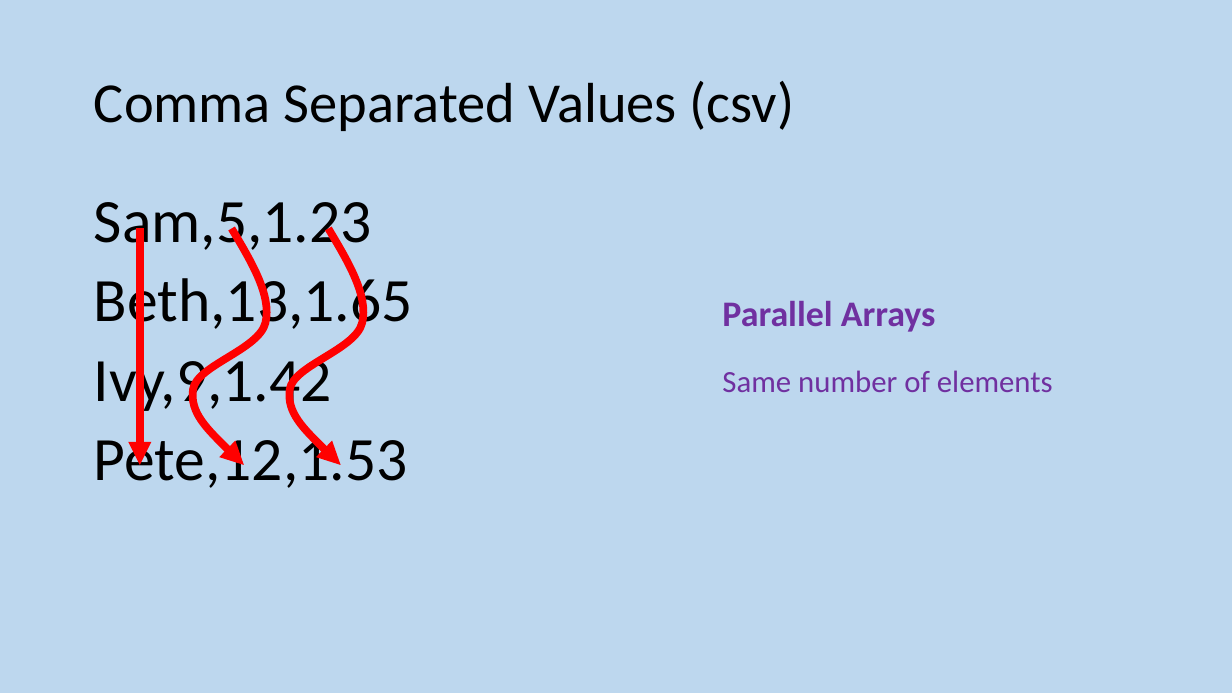
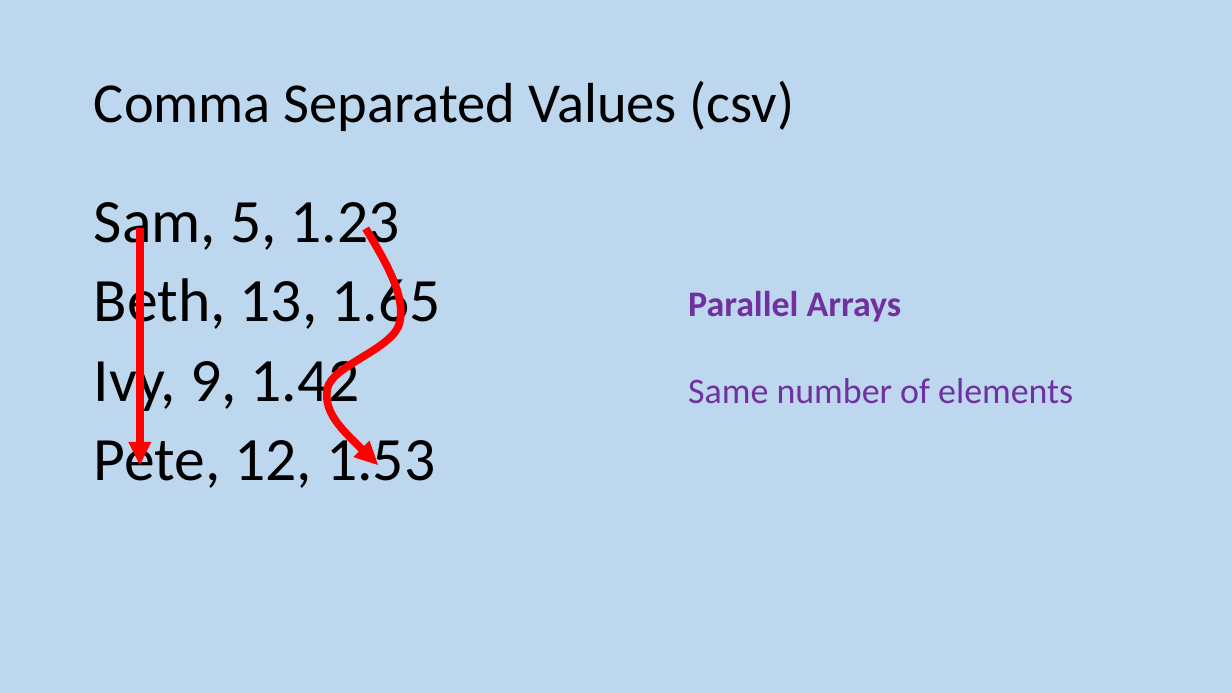
Before and after one commit to MrFriendCS/MrFriendCS.github.io, a slide deck: slide 72 of h-cs/sdd/H CS SDD Slides.pptx (slide 100 before the commit). Drawn at 1232x693 pixels with LibreOffice and Linux fonts; fonts in the diff are those of the drawing. Boxes give left, top, right and bottom in pixels: in the first picture for what was removed or moved away, otherwise in the second. Text is boxed around its words. In the diff, an @@ line names an element or a change of style, - is before the commit and + after.

```diff
--- a/h-cs/sdd/H CS SDD Slides.pptx
+++ b/h-cs/sdd/H CS SDD Slides.pptx
@@ text at (94, 202, 440, 488): spaces changed @@
-Sam,5,1.23
-Beth,13,1.65
-Ivy,9,1.42
-Pete,12,1.53
+Sam, 5, 1.23
+Beth, 13, 1.65
+Ivy, 9, 1.42
+Pete, 12, 1.53
@@ freeform shape removed at (193, 228, 267, 465) @@
@@ freeform shape: place and size @@
-freeform shape at (289, 228, 363, 465)
+freeform shape at (327, 228, 401, 465)
@@ text "Parallel Arrays": place and size @@
-text "Parallel Arrays" at (722, 301, 1053, 392)
+text "Parallel Arrays" at (688, 291, 1073, 404)
@@ text at (688, 378, 1073, 404): size 24 to 28 pt in "Same number of elements" @@
```
Also in this commit, not shown: 10 other slides changed, 1 slide added, 1 other file.
